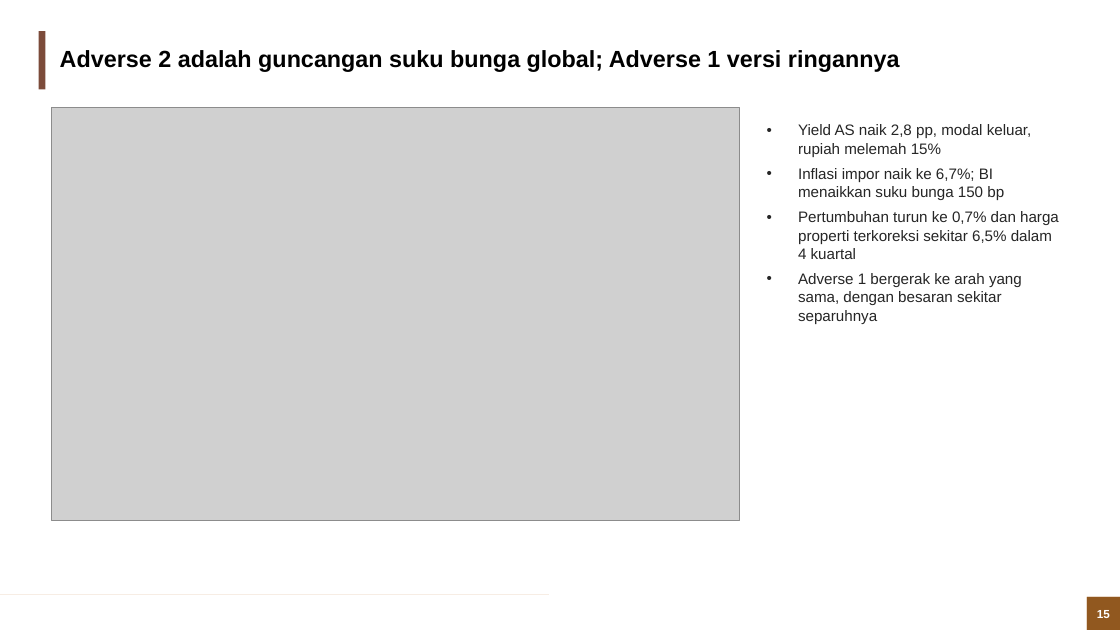
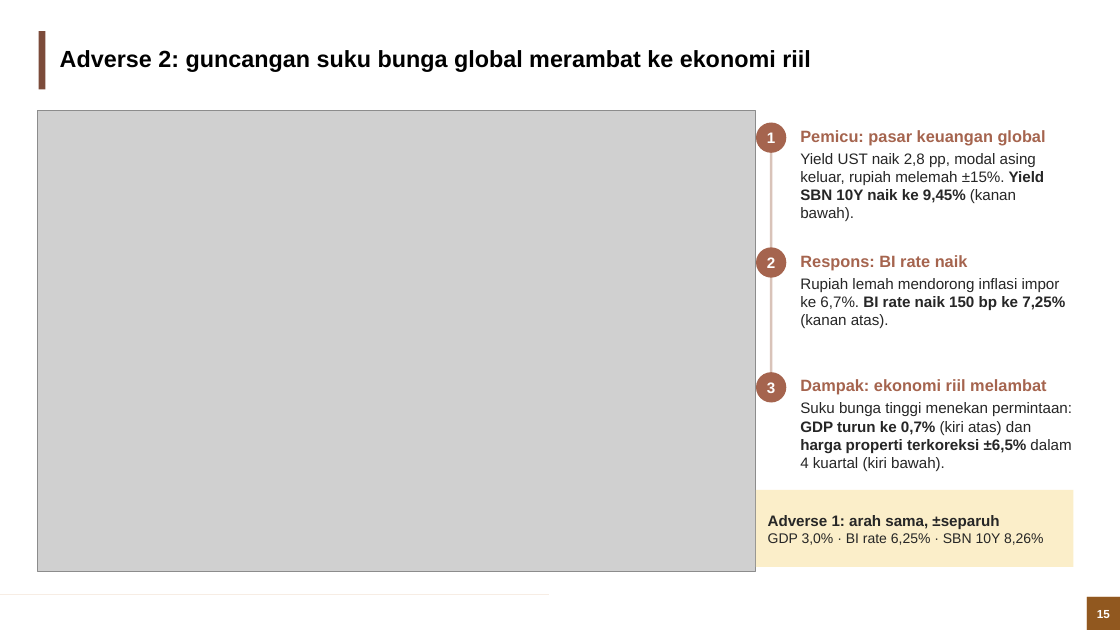
Before and after one commit to muhamadhaikal128/banking-stress-test, a slide deck: slide 15 of Banking Stress Test (Solvency).pptx. Drawn at 1120x630 pixels with LibreOffice and Linux fonts; fonts in the diff are those of the drawing; grey boxes stand for pictures; background and template pictures are left out. Boxes give left, top, right and bottom in pixels: in the first picture for what was removed or moved away, otherwise in the second. Text is boxed around its words. In the diff, an @@ line names an element or a change of style, - is before the commit and + after.

```diff
--- a/Banking Stress Test (Solvency).pptx
+++ b/Banking Stress Test (Solvency).pptx
@@ title at bbox=[60, 50, 811, 72]: text changed @@
-Adverse 2 adalah guncangan suku bunga global; Adverse 1 versi ringannya
+Adverse 2: guncangan suku bunga global merambat ke ekonomi riil
@@ picture: place and size @@
-picture at bbox=[51, 108, 739, 521]
+picture at bbox=[37, 111, 755, 571]
@@ ellipse added at bbox=[756, 123, 786, 153], fill #A5644E, 13 pt, text #FFFFFF, bold @@
+1
@@ rectangle added at bbox=[770, 138, 773, 387], fill #D9C3B9 @@
@@ text removed at bbox=[798, 124, 1059, 324] @@
-• Yield AS naik 2,8 pp, modal keluar, rupiah melemah 15%
-• Inflasi impor naik ke 6,7%; BI menaikkan suku bunga 150 bp
-• Pertumbuhan turun ke 0,7% dan harga properti terkoreksi sekitar 6,5% dalam 4 kuartal
-• Adverse 1 bergerak ke arah yang sama, dengan besaran sekitar separuhnya
@@ text added at bbox=[800, 130, 1046, 221], 13 pt, text #262626 @@
+Pemicu: pasar keuangan global
+Yield UST naik 2,8 pp, modal asing keluar, rupiah melemah ±15%. Yield SBN 10Y naik ke 9,45% (kanan bawah).
@@ ellipse added at bbox=[756, 247, 786, 277], fill #A5644E, 13 pt, text #FFFFFF, bold @@
+2
@@ text added at bbox=[800, 255, 1065, 328], 13 pt, text #262626 @@
+Respons: BI rate naik
+Rupiah lemah mendorong inflasi impor ke 6,7%. BI rate naik 150 bp ke 7,25% (kanan atas).
@@ ellipse added at bbox=[756, 372, 786, 402], fill #A5644E, 13 pt, text #FFFFFF, bold @@
+3
@@ text added at bbox=[800, 379, 1072, 471], 13 pt, text #262626 @@
+Dampak: ekonomi riil melambat
+Suku bunga tinggi menekan permintaan: GDP turun ke 0,7% (kiri atas) dan harga properti terkoreksi ±6,5% dalam 4 kuartal (kiri bawah).
@@ rectangle added at bbox=[756, 490, 1074, 567], fill #FBEEC9, 12 pt, text #262626 @@
+Adverse 1: arah sama, ±separuh
+GDP 3,0% · BI rate 6,25% · SBN 10Y 8,26%
```
Also in this commit, not shown: 30 other slides changed, 2 slides added, 58 other files.
